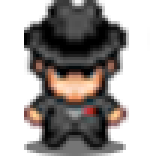
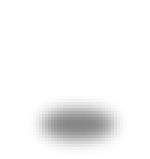
Revision of a layered 150×159 image; what changed, layer by layer:
hid "Layer 3" over [24, 0, 129, 150]
"Layer 4": opacity 54% → 49%, painted on it over [24, 90, 129, 156]
